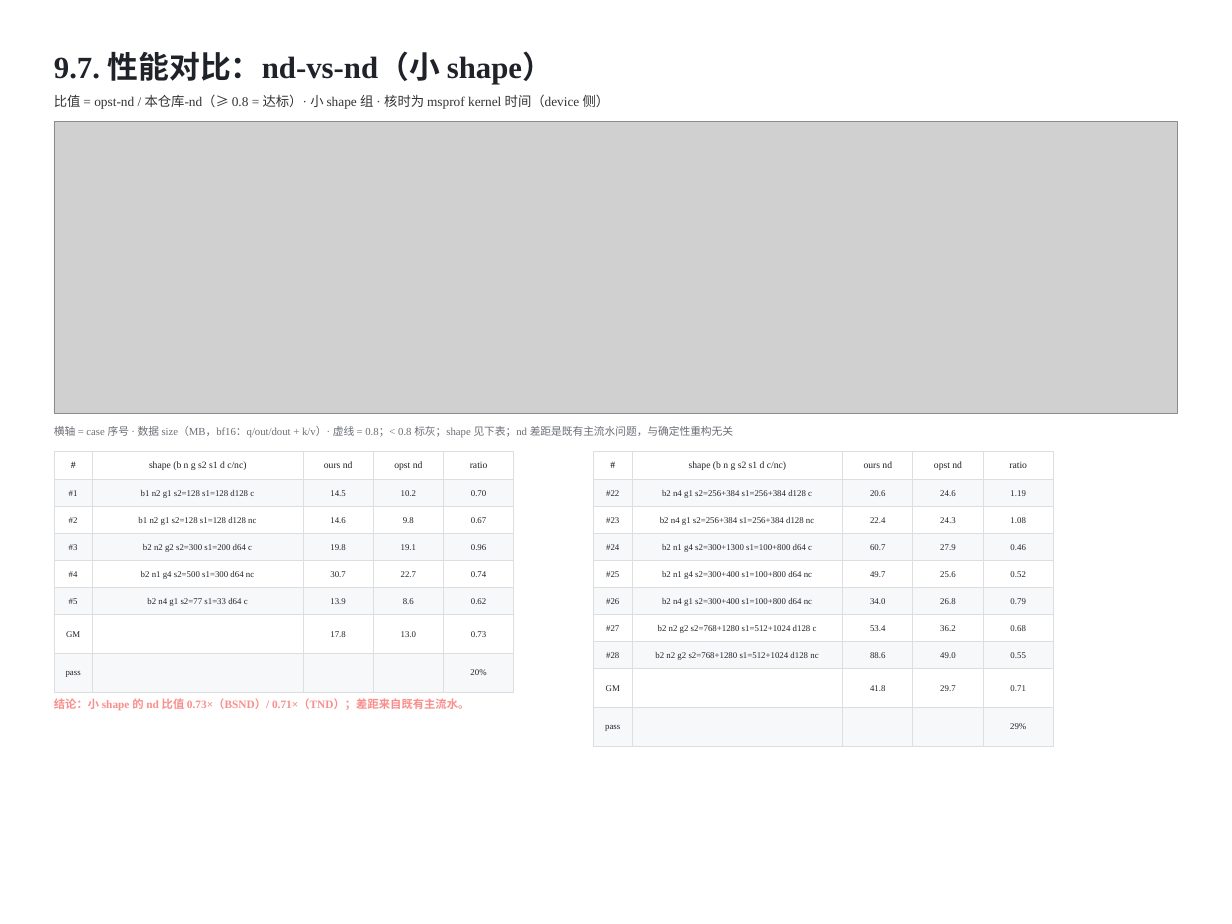
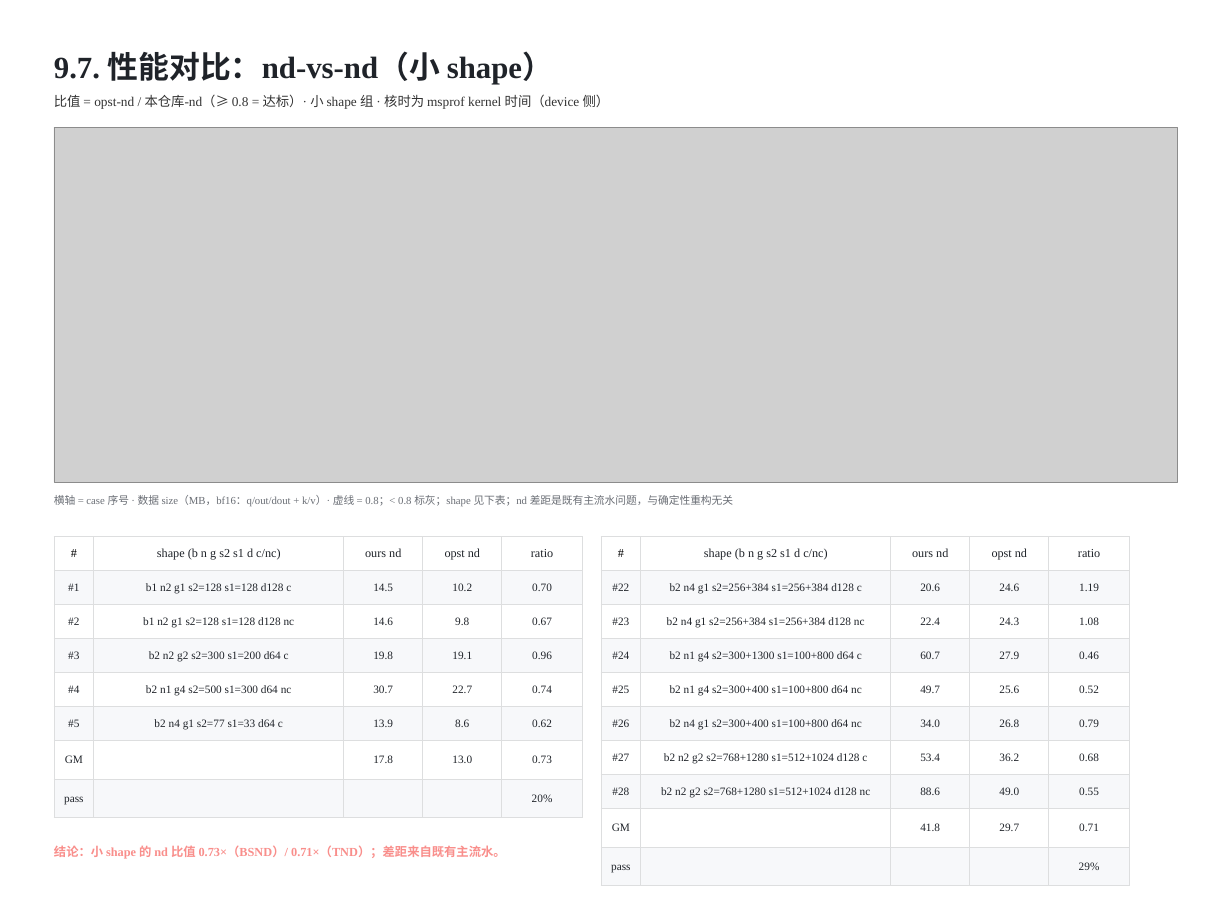
Before and after one commit to guomc9/SeeTen, a slide deck: slide 25 of cases/flash-attention-det-accum/out/v3-index-schedules.pptx. Drawn at 1232x924 pixels with LibreOffice and Linux fonts; fonts in the diff are those of the drawing; grey boxes stand for pictures. Boxes give left, top, right and bottom in pixels: in the first picture for what was removed or moved away, otherwise in the second. Text is boxed around its words. In the diff, an @@ line names an element or a change of style, - is before the commit and + after.

Commit message:
case(flash-attention-det-accum): fill the perf pages, raise figure dpi, split the detail page
- Per-size pages: adaptive layout (figure 4.2-6.0 in tall, table rows up to
  0.46 in) so the figure and the two per-layout tables fill the page; the gap
  between the figure and the tables is now explicit (0.34 in) and the
  conclusion sits under the shorter column instead of leaving a blank band.
- perf_figure is rendered at dpi=320 (was 200).
- 9.10 全矩阵明细 is split into two pages (9.10 BSND, 9.11 TND) with row
  height up to 0.72 in and larger type.
- Deck is 29 pages; 0 layout/cell/gap issues, check_case ALL PASS,
  verify_demo clean.

```diff
--- a/cases/flash-attention-det-accum/out/v3-index-schedules.pptx
+++ b/cases/flash-attention-det-accum/out/v3-index-schedules.pptx
@@ picture: place and size @@
-picture at [54,121,1177,413]
+picture at [54,127,1177,482]
@@ text "横轴 = case 序号 · ...": place and size @@
-text "横轴 = case 序号 · ..." at [54,426,733,438]
+text "横轴 = case 序号 · ..." at [54,495,733,507]
@@ table at [54,537,582,809] @@
@@ size 9.4 to 11.9 pt in "#", "shape (b n g s2 s1 d ...", "ours nd", "opst nd" and 1 more places @@
@@ size 8.6 to 11 pt in "#1", "b1 n2 g1 s2=128 s1=128 d128 c", "14.5", "10.2" and 27 more places @@
@@ table: place and size @@
-table at [54,452,514,681]
+table at [54,537,582,809]
@@ table at [601,537,1129,877] @@
@@ size 9.4 to 11.9 pt in "#", "shape (b n g s2 s1 d ...", "ours nd", "opst nd" and 1 more places @@
@@ size 8.6 to 11 pt @@
@@ table: place and size @@
-table at [593,452,1053,735]
+table at [601,537,1129,877]
@@ text "结论：小 shape 的 nd 比值 ...": place and size @@
-text "结论：小 shape 的 nd 比值 ..." at [54,698,469,710]
+text "结论：小 shape 的 nd 比值 ..." at [54,845,506,859]
@@ text "结论：小 shape 的 nd 比值 ..." at [54,845,506,859]: size 11 to 12 pt @@
```
Also in this commit, not shown: 9 other slides changed, 1 slide added, 3 other files.
